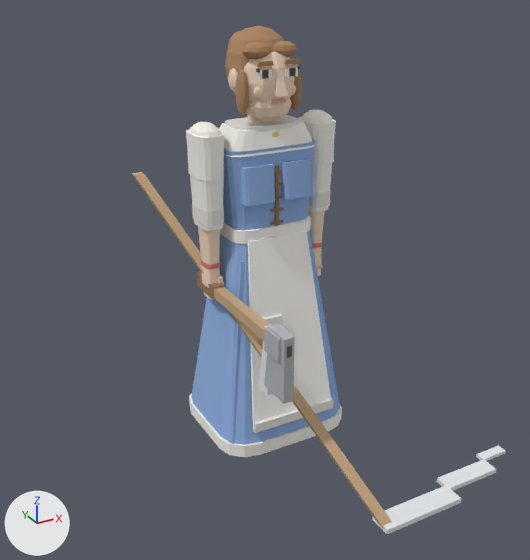
One commit to the OBJ model src/models/villager_female.obj: the scene before it, then after it.
One viewpoint serves both versions: a camera (50 mm lens) standing at (-1.36, -2.48, 1.95) and looking at (-0.02, -0.05, 0.74). Every picture has the same lights, and +X, +Y and +Z are marked at lower left. The older version comes first. Where no turn or scale is listed for an object, it has been applied to the vertices.

Names of what the first picture shows: 'Apron', 'Arm.R', 'Arm.R.Lower.Scythe.Blade', 'Arm.R.Lower.Scythe.Blade.001', 'Arm.R.Lower.Scythe.Blade.002', 'Arm.R.Lower.Scythe.Snath', 'Arm.R.Lower.Tool.Head', 'Blouse', 'Bodice', 'Bodice.Bust.R', 'Head', 'Head.Hair', 'Skirt', 'Skirt.Petticoat' and 45 more.
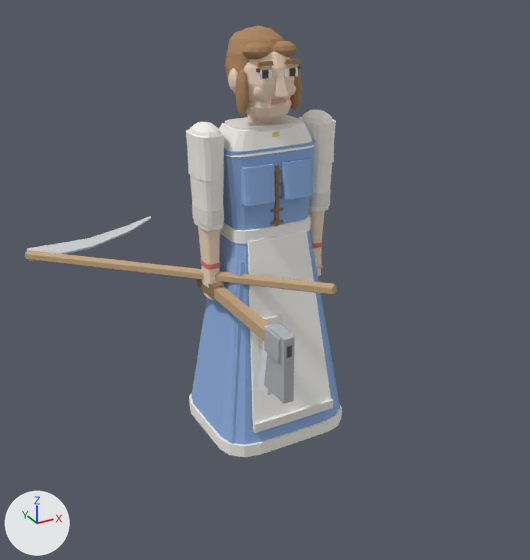
Changed parts and their boxes (x1, y1, x2, y2) in the pictures (530 x 560 px):
'Arm.R.Lower.Scythe.Snath', reshaped (19% wider, 87% shorter): before (131, 172, 392, 530); after (25, 250, 337, 295)
'Arm.R.Lower.Scythe.Blade.001', reshaped (53% narrower, 52% shorter): before (373, 485, 462, 534); after (88, 225, 129, 248)
'Arm.R.Lower.Scythe.Blade', reshaped (7% wider, 27% shorter): before (437, 459, 497, 491); after (27, 238, 91, 261)
'Arm.R.Lower.Scythe.Blade.002', reshaped (23% narrower): before (476, 445, 506, 461); after (128, 216, 151, 232)
part 4 of me_arm_r_lower_scythe_snath, deleted: before (131, 172, 392, 530)
part 5 of me_arm_r_lower_scythe_snath, added (beige): after (25, 250, 337, 295)

The change, as a list of edits to the scene's bpy script:
```text
Change me_arm_r_lower_scythe_blade:
    remove me_arm_r_lower_scythe_blade.from_pydata(...)  # 8 vertices, 6 faces; spans x 0.32..0.56, y -0.87..-0.8, z 0.108..0.126
    add me_arm_r_lower_scythe_blade.from_pydata(...)  # 8 vertices, 6 faces; spans x -0.789..-0.487, y 0.803..0.897, z 0.655..0.714
    me_arm_r_lower_scythe_blade part 1
    me_arm_r_lower_scythe_blade.vertices[0].co: (0.32, -0.8, 0.108) -> (-0.787, 0.86, 0.701)  # pixel (436, 481) -> pixel (26, 250)
    me_arm_r_lower_scythe_blade.vertices[1].co: (0.32, -0.87, 0.108) -> (-0.789, 0.813, 0.663)  # not seen -> pixel (29, 261)
    me_arm_r_lower_scythe_blade.vertices[2].co: (0.56, -0.87, 0.108) -> (-0.787, 0.803, 0.675)  # pixel (496, 472) -> pixel (30, 259)
    me_arm_r_lower_scythe_blade.vertices[3].co: (0.56, -0.8, 0.108) -> (-0.785, 0.85, 0.714)  # not seen -> pixel (27, 248)
    me_arm_r_lower_scythe_blade.vertices[4].co: (0.32, -0.8, 0.126) -> (-0.489, 0.897, 0.687)  # pixel (437, 478) -> pixel (87, 239)
    me_arm_r_lower_scythe_blade.vertices[5].co: (0.32, -0.87, 0.126) -> (-0.49, 0.859, 0.655)  # pixel (449, 488) -> pixel (90, 248)
    me_arm_r_lower_scythe_blade.vertices[6].co: (0.56, -0.87, 0.126) -> (-0.488, 0.849, 0.667)  # pixel (496, 469) -> pixel (90, 246)
    me_arm_r_lower_scythe_blade.vertices[7].co: (0.56, -0.8, 0.126) -> (-0.487, 0.887, 0.699)  # pixel (483, 459) -> pixel (88, 238)
Change me_arm_r_lower_scythe_blade_001:
    remove me_arm_r_lower_scythe_blade_001.from_pydata(...)  # 8 vertices, 6 faces; spans x -0.02..0.32, y -0.935..-0.85, z 0.108..0.128
    add me_arm_r_lower_scythe_blade_001.from_pydata(...)  # 8 vertices, 6 faces; spans x -0.49..-0.267, y 0.849..0.953, z 0.655..0.711
    me_arm_r_lower_scythe_blade_001 part 2
    me_arm_r_lower_scythe_blade_001.vertices[0].co: (-0.02, -0.85, 0.108) -> (-0.489, 0.897, 0.687)  # pixel (372, 519) -> pixel (87, 239)
    me_arm_r_lower_scythe_blade_001.vertices[1].co: (-0.02, -0.935, 0.108) -> (-0.49, 0.859, 0.655)  # pixel (387, 534) -> pixel (90, 248)
    me_arm_r_lower_scythe_blade_001.vertices[2].co: (0.32, -0.935, 0.108) -> (-0.488, 0.849, 0.667)  # pixel (461, 502) -> pixel (90, 246)
    me_arm_r_lower_scythe_blade_001.vertices[3].co: (0.32, -0.85, 0.108) -> (-0.487, 0.887, 0.699)  # not seen -> pixel (88, 238)
    me_arm_r_lower_scythe_blade_001.vertices[4].co: (-0.02, -0.85, 0.128) -> (-0.269, 0.953, 0.699)  # pixel (372, 515) -> not seen
    me_arm_r_lower_scythe_blade_001.vertices[5].co: (-0.02, -0.935, 0.128) -> (-0.27, 0.926, 0.677)  # pixel (387, 530) -> pixel (128, 232)
    me_arm_r_lower_scythe_blade_001.vertices[6].co: (0.32, -0.935, 0.128) -> (-0.268, 0.916, 0.689)  # pixel (461, 498) -> pixel (129, 231)
    me_arm_r_lower_scythe_blade_001.vertices[7].co: (0.32, -0.85, 0.128) -> (-0.267, 0.943, 0.711)  # pixel (445, 485) -> pixel (127, 225)
Change me_arm_r_lower_scythe_blade_002:
    remove me_arm_r_lower_scythe_blade_002.from_pydata(...)  # 8 vertices, 6 faces; spans x 0.56..0.68, y -0.8..-0.76, z 0.11..0.124
    add me_arm_r_lower_scythe_blade_002.from_pydata(...)  # 8 vertices, 6 faces; spans x -0.27..-0.127, y 0.916..0.997, z 0.677..0.726
    me_arm_r_lower_scythe_blade_002 part 3
    me_arm_r_lower_scythe_blade_002.vertices[0].co: (0.56, -0.76, 0.11) -> (-0.269, 0.953, 0.699)  # pixel (476, 457) -> not seen
    me_arm_r_lower_scythe_blade_002.vertices[1].co: (0.56, -0.8, 0.11) -> (-0.27, 0.926, 0.677)  # not seen -> pixel (128, 232)
    me_arm_r_lower_scythe_blade_002.vertices[2].co: (0.68, -0.8, 0.11) -> (-0.268, 0.916, 0.689)  # pixel (505, 453) -> pixel (129, 231)
    me_arm_r_lower_scythe_blade_002.vertices[3].co: (0.68, -0.76, 0.11) -> (-0.267, 0.943, 0.711)  # not seen -> pixel (127, 225)
    me_arm_r_lower_scythe_blade_002.vertices[4].co: (0.56, -0.76, 0.124) -> (-0.129, 0.997, 0.714)  # pixel (476, 454) -> pixel (149, 217)
    me_arm_r_lower_scythe_blade_002.vertices[5].co: (0.56, -0.8, 0.124) -> (-0.129, 0.988, 0.706)  # pixel (483, 459) -> pixel (150, 219)
    me_arm_r_lower_scythe_blade_002.vertices[6].co: (0.68, -0.8, 0.124) -> (-0.128, 0.977, 0.718)  # pixel (505, 450) -> pixel (151, 217)
    me_arm_r_lower_scythe_blade_002.vertices[7].co: (0.68, -0.76, 0.124) -> (-0.127, 0.987, 0.726)  # pixel (498, 445) -> pixel (150, 215)
Change me_arm_r_lower_scythe_snath:
    verts and faces of me_arm_r_lower_scythe_snath; kept vertices keep their numbers, new ones are numbered from 8
    remove me_arm_r_lower_scythe_snath.from_pydata(...)  # 8 vertices, 6 faces; spans x -0.382..0.022, y -0.922..0.472, z 0.12..1.11
    add me_arm_r_lower_scythe_snath.from_pydata(...)  # 12 vertices, 8 faces; spans x -0.805..0.07, y -0.458..0.844, z 0.665..0.859
    me_arm_r_lower_scythe_snath part 4
    add delete_vertices([*range(0, 8)])  # with the faces that use them
    me_arm_r_lower_scythe_snath part 5
    add verts[8] = (0.069, -0.435, 0.847)  # pixel (336, 284)
    add verts[9] = (0.053, -0.444, 0.859)  # pixel (334, 283)
    add verts[10] = (0.037, -0.456, 0.848)  # pixel (332, 288)
    add verts[11] = (0.038, -0.458, 0.826)  # pixel (332, 294)
    add verts[12] = (0.054, -0.448, 0.815)  # pixel (334, 294)
    add verts[13] = (0.07, -0.437, 0.825)  # pixel (336, 290)
    add verts[14] = (-0.77, 0.844, 0.7)  # pixel (31, 251)
    add verts[15] = (-0.788, 0.834, 0.712)  # pixel (27, 250)
    add verts[16] = (-0.805, 0.821, 0.701)  # pixel (24, 253)
    add verts[17] = (-0.804, 0.819, 0.677)  # pixel (25, 258)
    add verts[18] = (-0.786, 0.829, 0.665)  # pixel (29, 259)
    add verts[19] = (-0.769, 0.842, 0.676)
    add faces += [(8, 13, 12, 11, 10, 9), (14, 15, 16, 17, 18, 19), (8, 9, 15, 14), (9, 10, 16, 15), (10, 11, 17, 16), (11, 12, 18, 17)]
    add faces += [(12, 13, 19, 18), (8, 14, 19, 13)]
```
